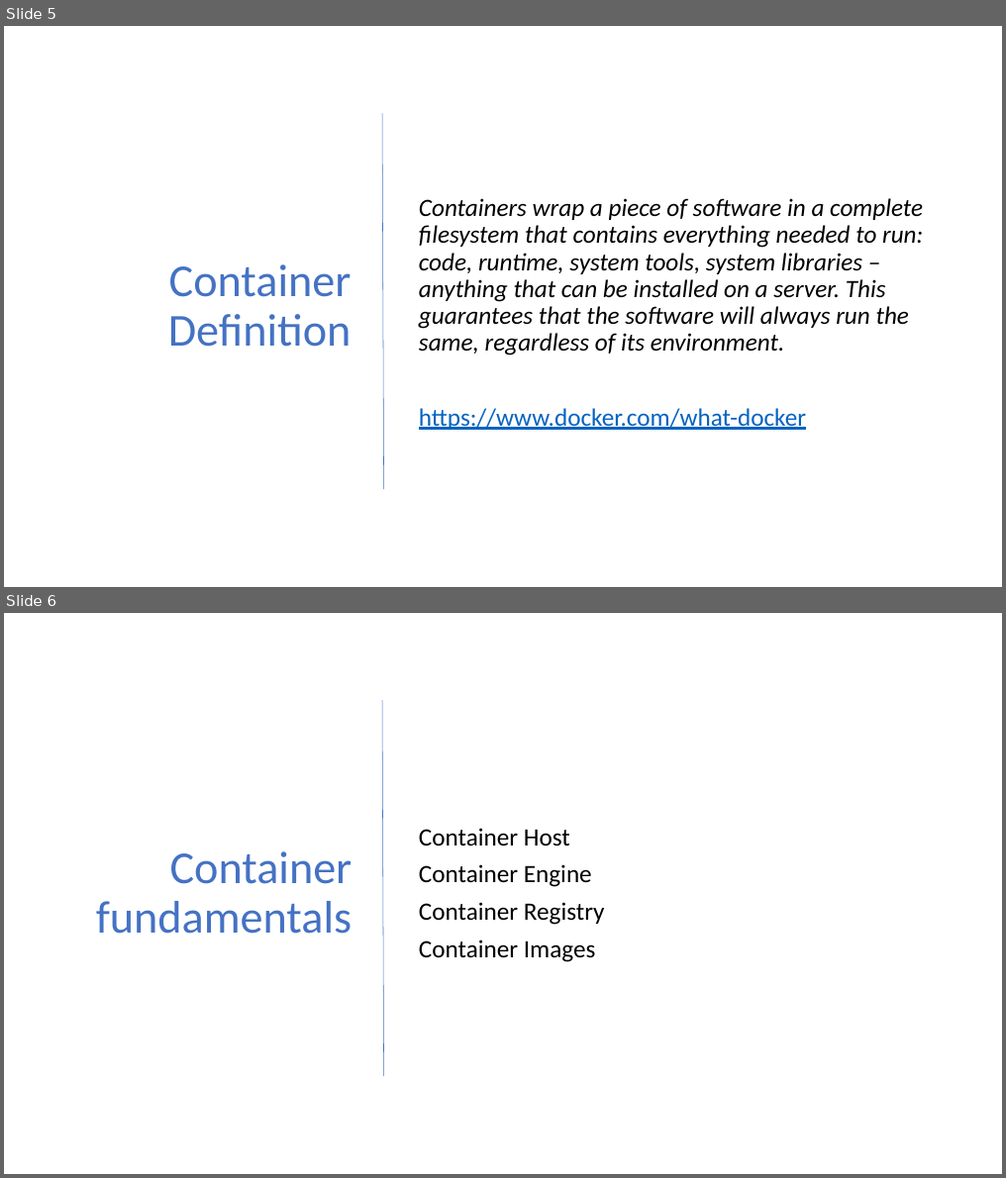
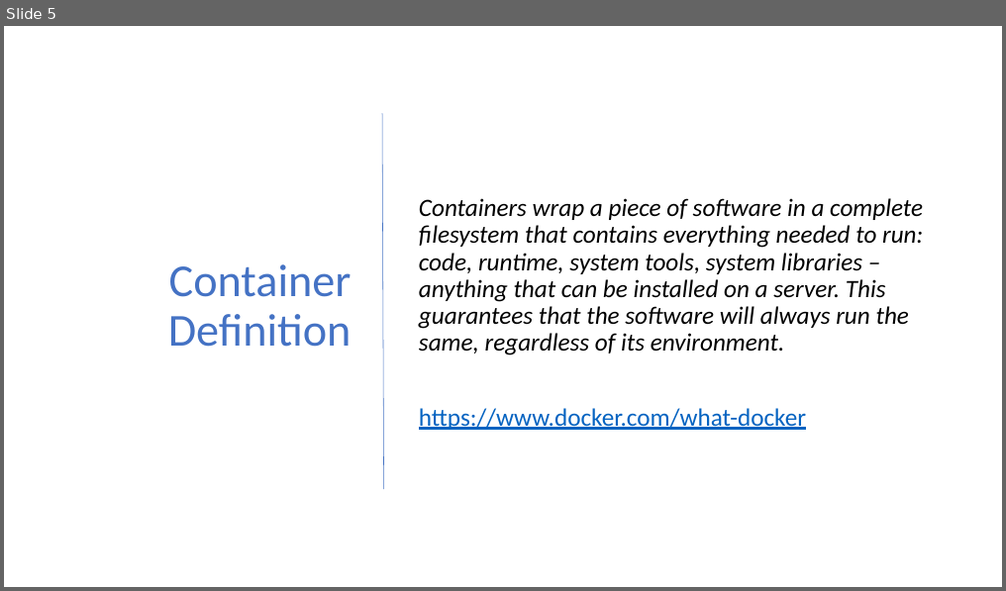
Before and after one commit to dbafromthecold/SQLServerAndContainers, a slide deck: SQL Server & Containers.pptx. Shown one above the other, each under a label of ours: slides 5 and 6 before the commit, slide 5 after it. The pictures are 1006x1178 and 1006x591 pixels, drawn with LibreOffice and Linux fonts; fonts in the diff are those of the drawing; background and template pictures are left out. Boxes give left, top, right and bottom in pixels: in the first picture for what was removed or moved away, otherwise in the second. Text is boxed around its words. In the diff, an @@ line names an element or a change of style, - is before the commit and + after.

Commit message:
updated slides

```diff
--- a/SQL Server & Containers.pptx
+++ b/SQL Server & Containers.pptx
@@ slide 6 removed at box(4, 613, 1002, 1174), background picture (left out) @@
@@ line removed from (382, 700) to (383, 1076) @@
@@ text removed at box(419, 828, 605, 962) @@
-Container Host
-Container Engine
-Container Registry
-Container Images
@@ title removed at box(96, 852, 352, 934) @@
-Container fundamentals
```
Also in this commit, not shown: 3 slides added, 1 other slide removed.
